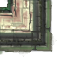
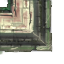
Before/after of a 64×64 layered artwork. What changed in the layer stack:
added layer "Layer 8" above "Layer 7" over bbox(10, 2, 52, 51)
added layer "Layer 7" (62%) above "Layer 9" over bbox(22, 22, 53, 51)
added layer "Layer 9" above "Group 1 copy" over bbox(27, 26, 41, 39)
painted on "Layer 0" (1st of 3, in "Group 1 copy") over bbox(7, 0, 57, 57)
painted on "Layer 0" (2nd of 3, in "Group 1") over bbox(5, 6, 57, 57)
